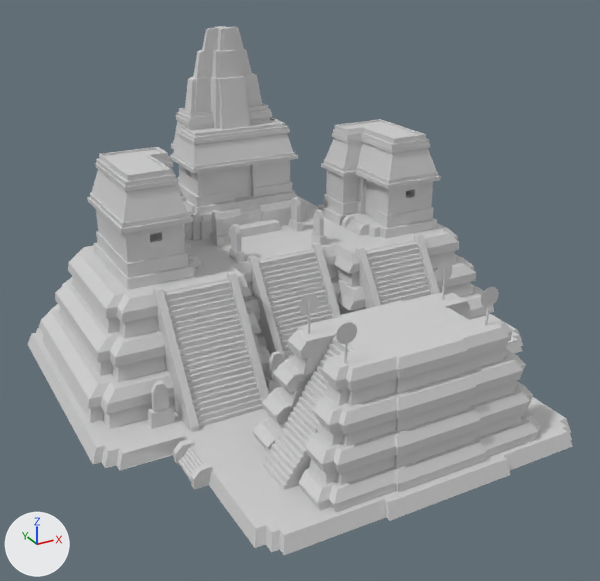
The COLLADA model art/meshes/structural/maya_protoclassic/observatorio_2.dae, before and after one commit.
One viewpoint serves both versions: a 50 mm camera at (-27.5, -50.3, 30.6) aimed at (-0.9, -2.1, 6.5). Lighting does not change. The marker at lower left points along +X, +Y and +Z. Where no turn or scale is listed for an object, it has been applied to the vertices.

In view in the first picture: 'obser_2'.
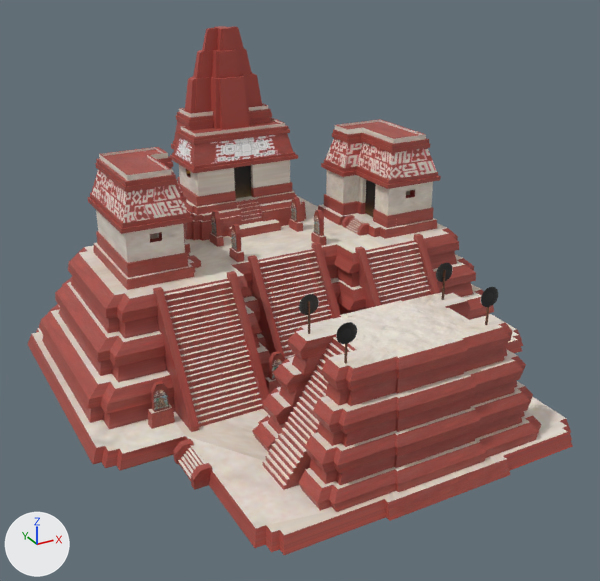
Changed parts and their boxes [x1, y1, x2, y2] in the pictures (600 x 581 px):
'obser_2', surface changed (grey to brown)
    both: [28, 26, 573, 555]

The change, as a diff of the scene's bpy script:
```diff
--- a/art/meshes/structural/maya_protoclassic/observatorio_2.dae.py
+++ b/art/meshes/structural/maya_protoclassic/observatorio_2.dae.py
@@ img_maya_protoclassic_struct_png @@
+img_maya_protoclassic_struct_png = load_image('maya_protoclassic_struct.png', '../../../textures/skins/structural/maya_protoclassic_struct.png', 2048, 1024, 'sRGB')
@@ mat_textura_finais_maia_009 @@
 mat_textura_finais_maia_009 = principled_material('TEXTURA_FINAIS_MAIA_009')
-mat_textura_finais_maia_009.base_color = (0.64, 0.64, 0.64)  # light grey #d1d1d1
+mat_textura_finais_maia_009.texture = img_maya_protoclassic_struct_png
```
